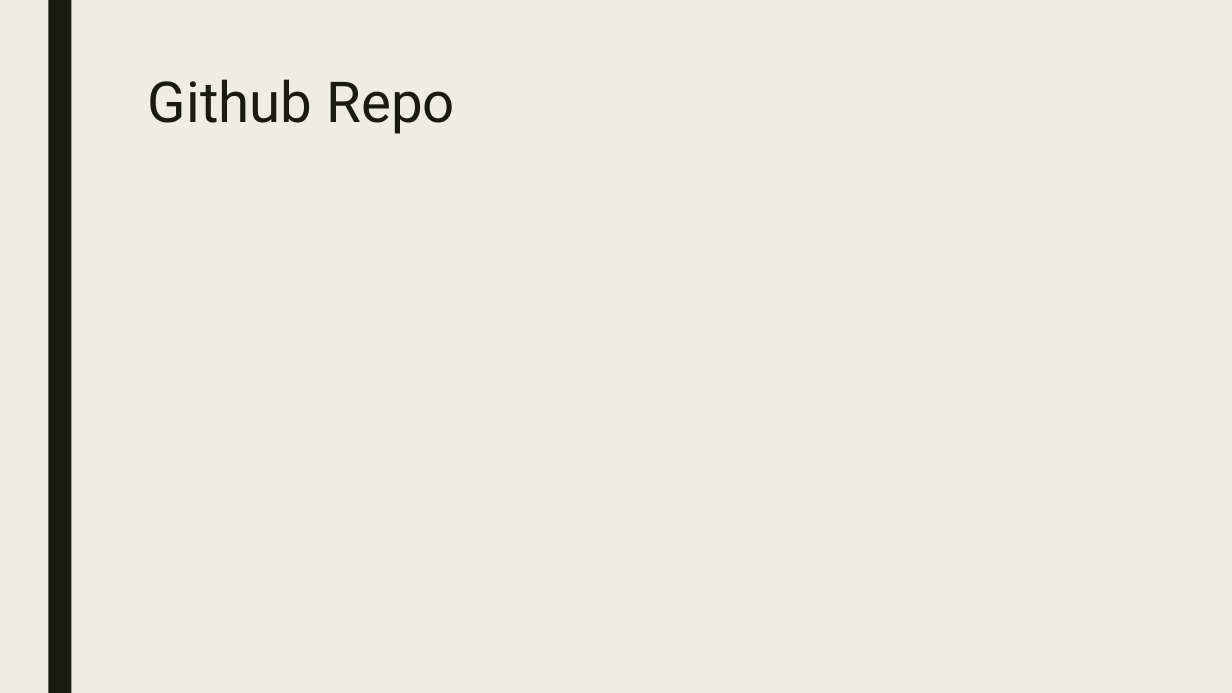
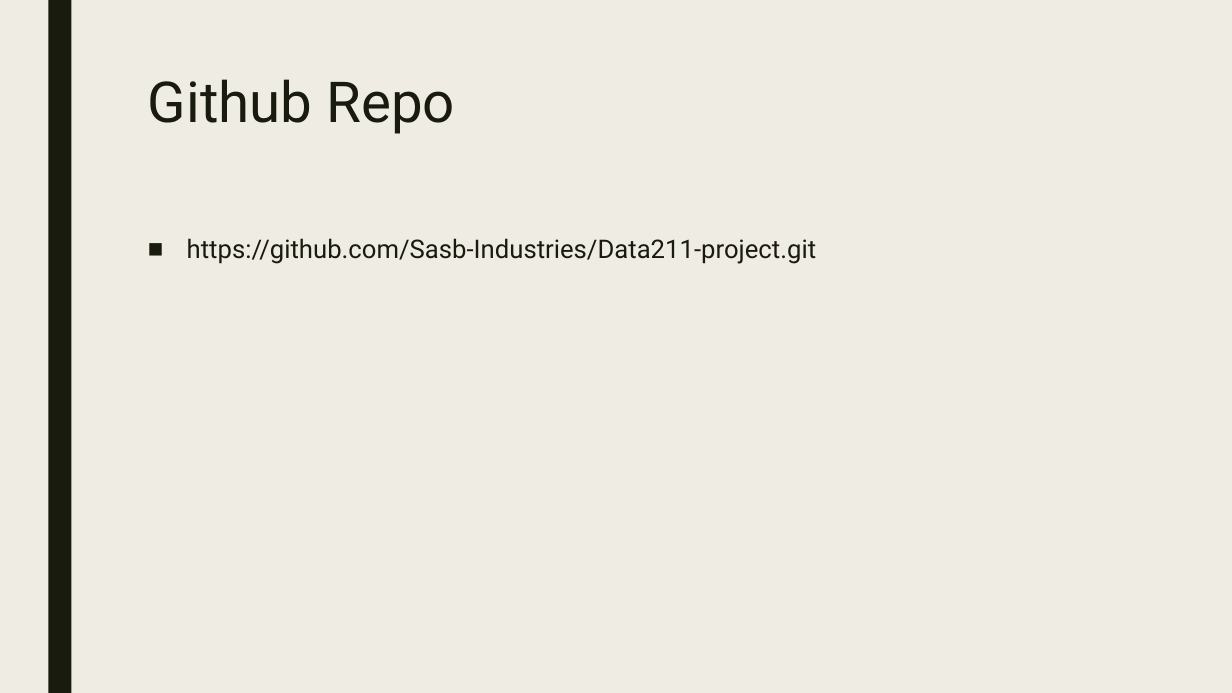
Before and after one commit to Sasb-Industries/Data211-project, a slide deck: slide 13 of ProjectPresentation.pptx. Drawn at 1232x693 pixels with LibreOffice and Linux fonts; fonts in the diff are those of the drawing. Boxes give left, top, right and bottom in pixels: in the first picture for what was removed or moved away, otherwise in the second. Text is boxed around its words. In the diff, an @@ line names an element or a change of style, - is before the commit and + after.

```diff
--- a/ProjectPresentation.pptx
+++ b/ProjectPresentation.pptx
@@ text added at (187, 238, 817, 264), 20 pt, text #191B0E @@
+■ https://github.com/Sasb-Industries/Data211-project.git
```
Also in this commit, not shown: 1 other file.
